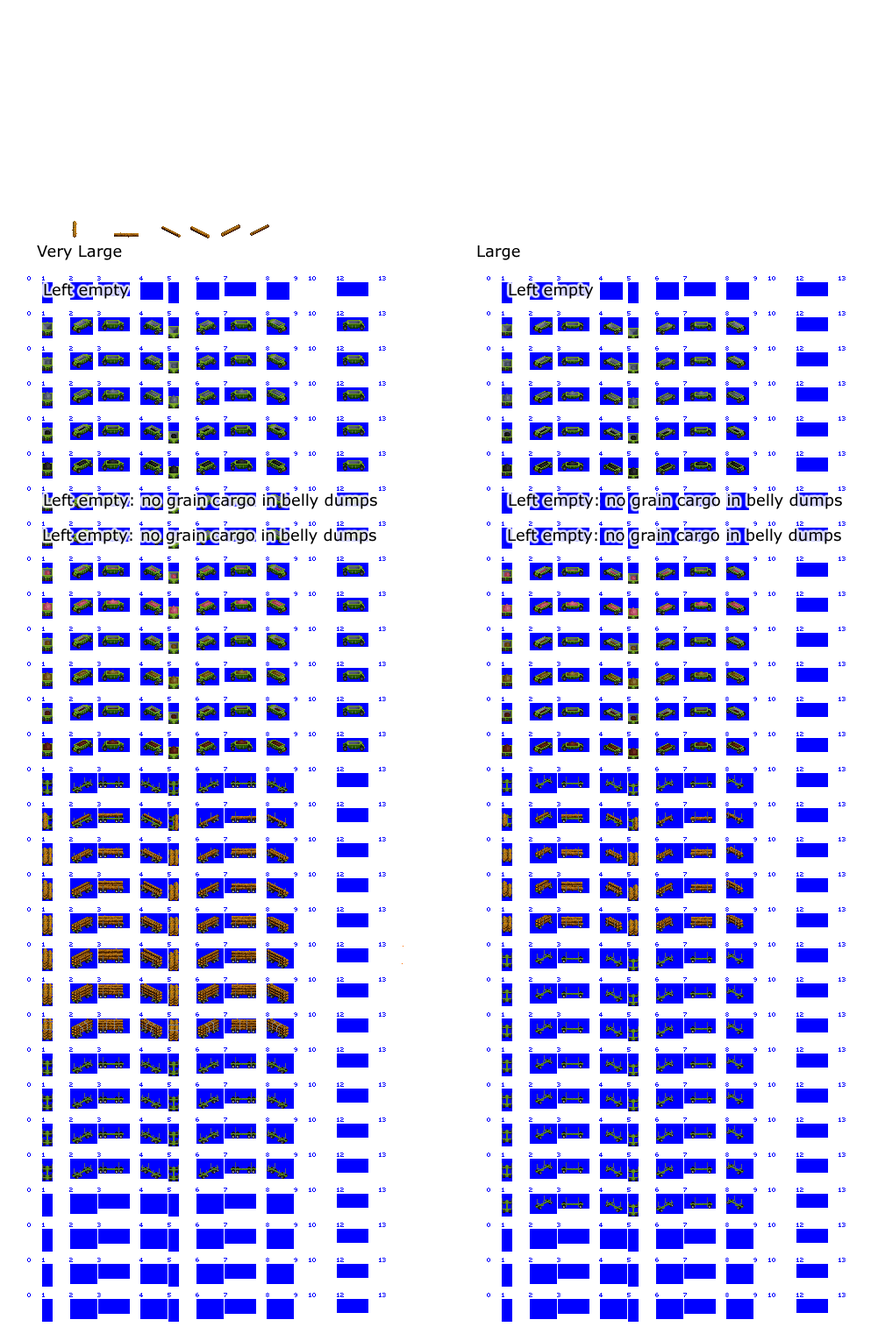
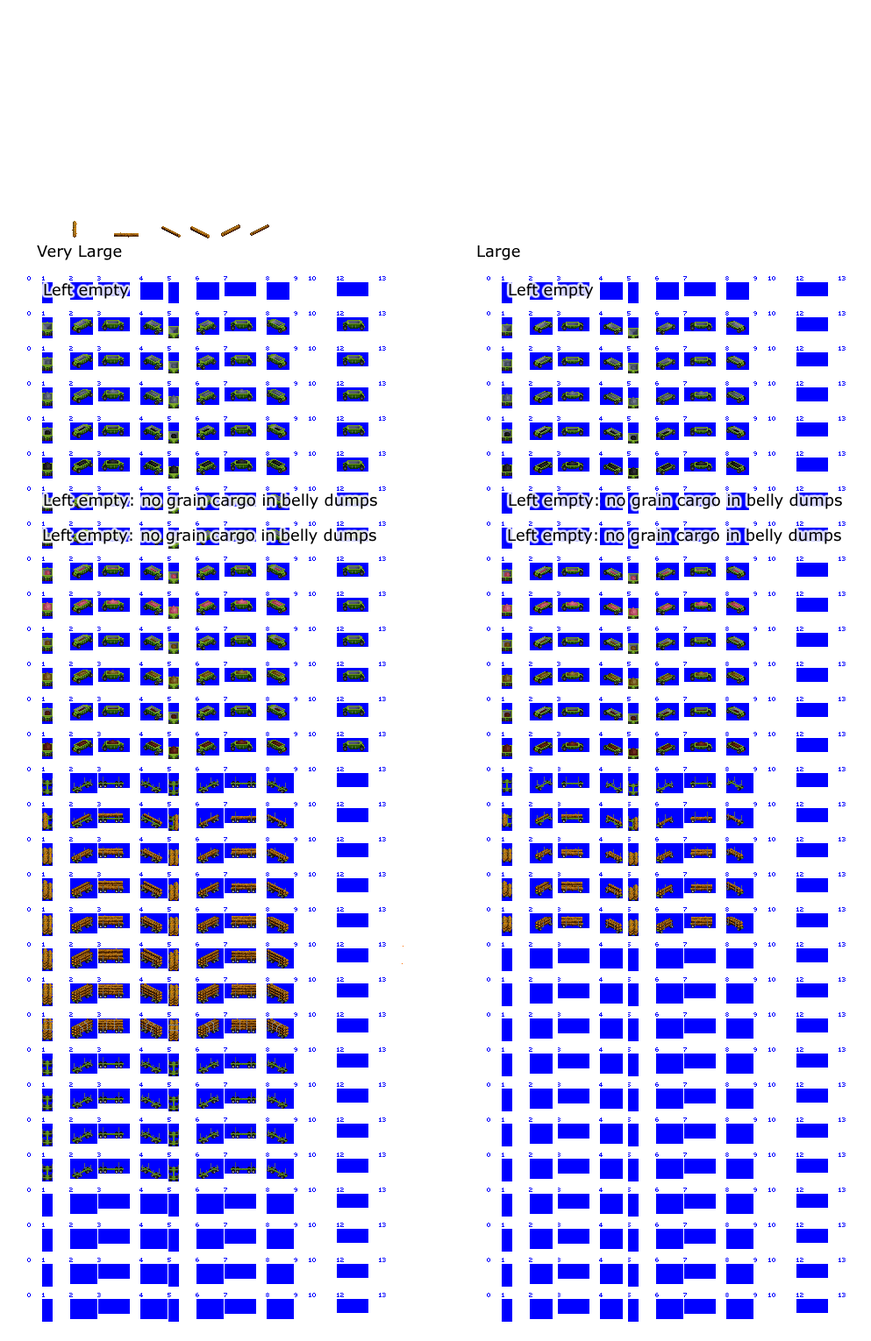
Layered file, before and after one edit (871x1341). Changes by layer:
painted on "stake fronts" (2nd of 2, in "Large off-highway trailer" › "Log Trailer") over [501, 776, 736, 1214]
painted on "log loads" (2nd of 2, in "Large off-highway trailer" › "Log Trailer") over [534, 811, 743, 932]
painted on "stakes" (2nd of 2, in "Large off-highway trailer" › "Log Trailer") over [501, 774, 742, 1214]
painted on "Chassis" (2nd of 2, in "Large off-highway trailer" › "Log Trailer") over [502, 780, 744, 1216]
painted on "log trailer front wheels" (2nd of 2, in "Large off-highway trailer" › "Log Trailer") over [502, 778, 733, 1217]
painted on "Zepyhris Guide" over [552, 767, 628, 1320]
